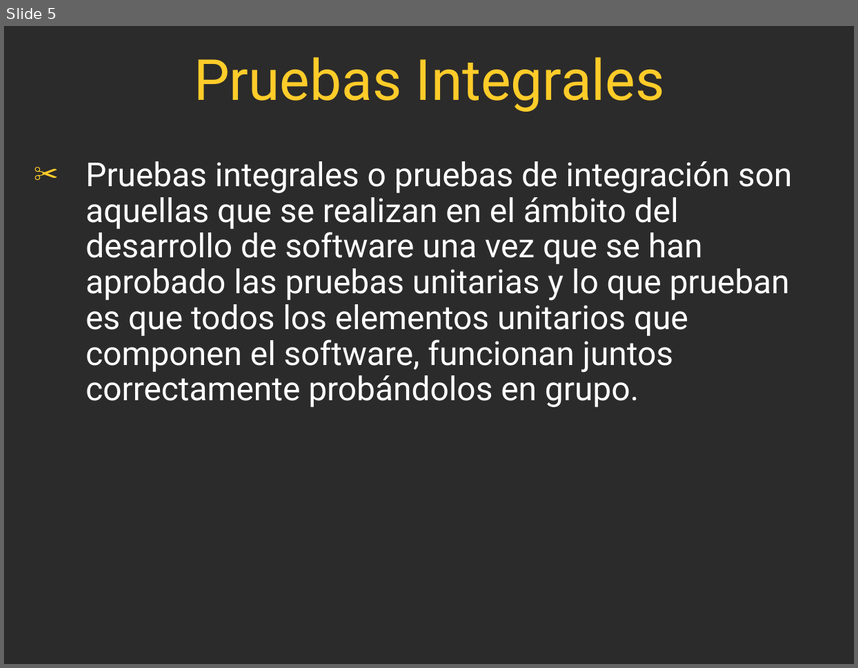
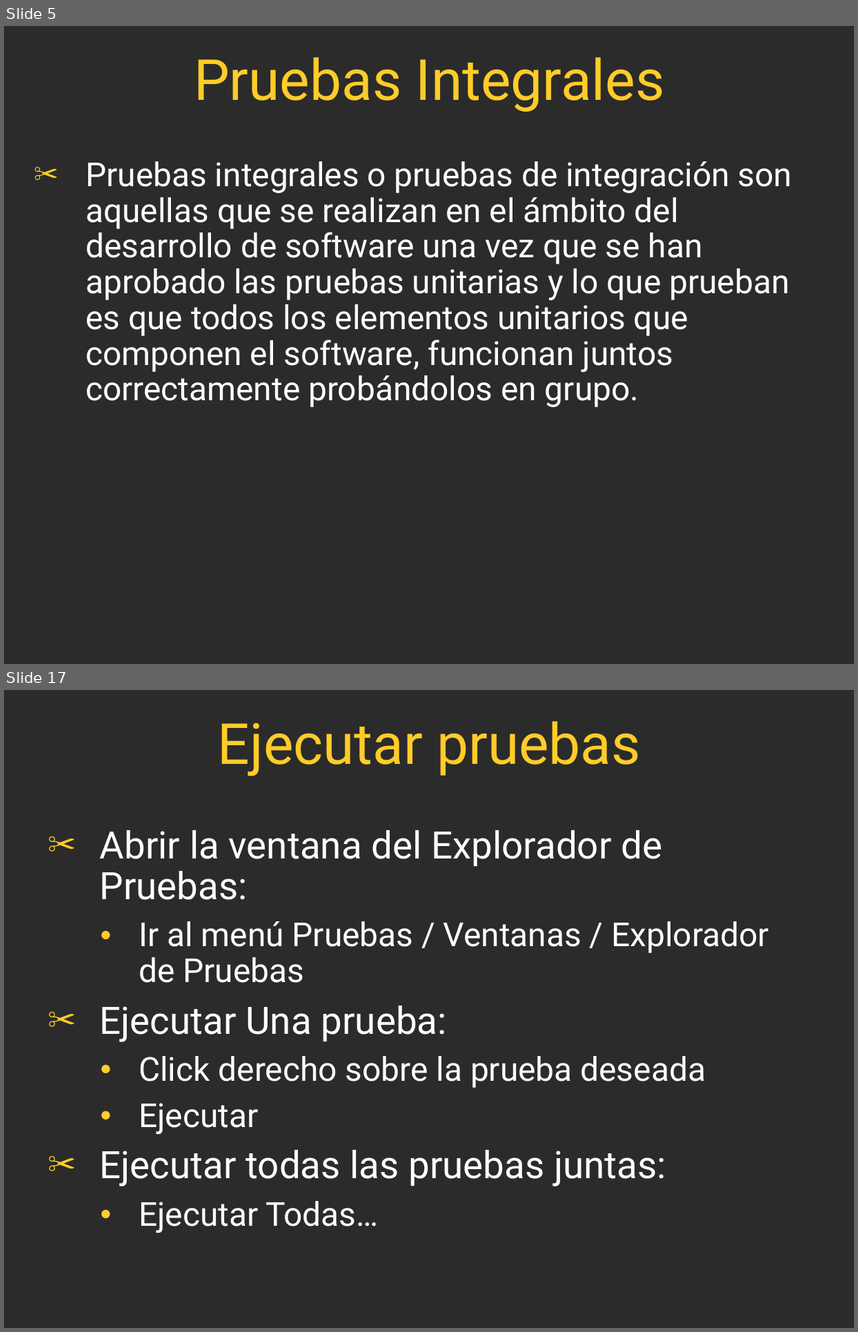
Before and after one commit to FedeDavila1984/utn_prog_y_lab_II, a slide deck: PPTs/ProgramacionII_Clase_16-2017.ppt. Shown one above the other, each under a label of ours: slide 5 before the commit, slides 5 and 17 after it; the slides between them are not shown. The pictures are 858x668 and 858x1332 pixels, drawn with LibreOffice and Linux fonts; fonts in the diff are those of the drawing; background and template pictures are left out; a plain dark background stands for a picture behind light text. Boxes give left, top, right and bottom in pixels: in the first picture for what was removed or moved away, otherwise in the second. Text is boxed around its words. In the diff, an @@ line names an element or a change of style, - is before the commit and + after.

```diff
--- a/PPTs/ProgramacionII_Clase_16-2017.ppt
+++ b/PPTs/ProgramacionII_Clase_16-2017.ppt
@@ slide 17 added at <box>4,690,854,1328</box>, background picture (left out) @@
@@ title added at <box>218,721,641,776</box>, 48 pt, text #FFCC29 @@
+Ejecutar pruebas
@@ text added at <box>100,830,770,1233</box>, 28 pt, text #FFFFFF @@
+✂ Abrir la ventana del Explorador de Pruebas:
+  ● Ir al menú Pruebas / Ventanas / Explorador de Pruebas
+✂ Ejecutar Una prueba:
+  ● Click derecho sobre la prueba deseada
+  ● Ejecutar
+✂ Ejecutar todas las pruebas juntas:
+  ● Ejecutar Todas…
```
Also in this commit, not shown: 3 slides changed, 9 other slides added, 41 other files.
